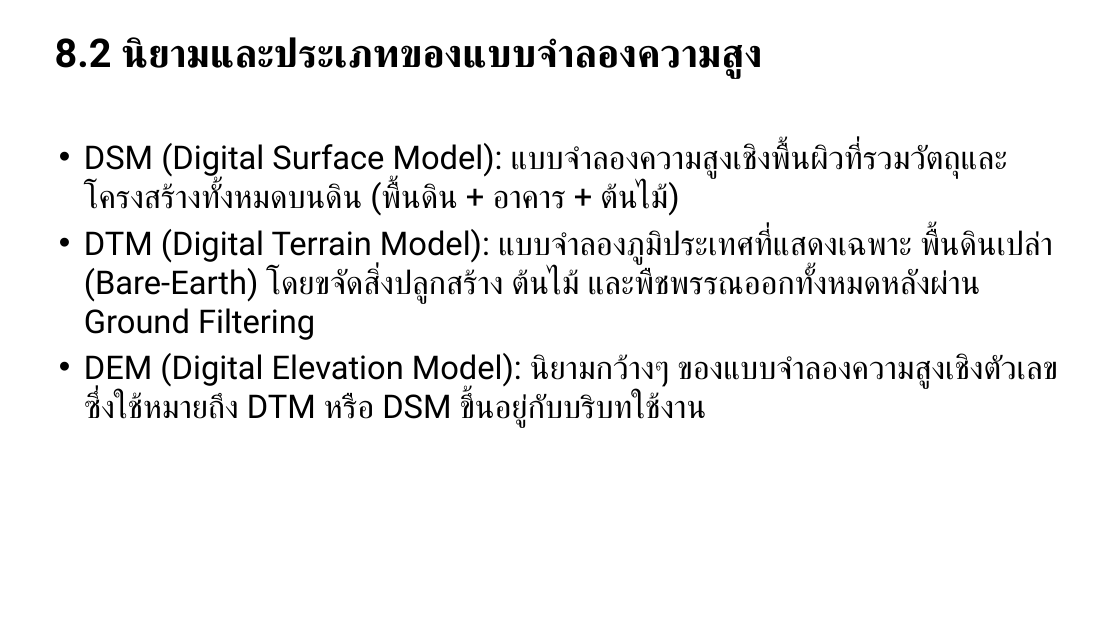
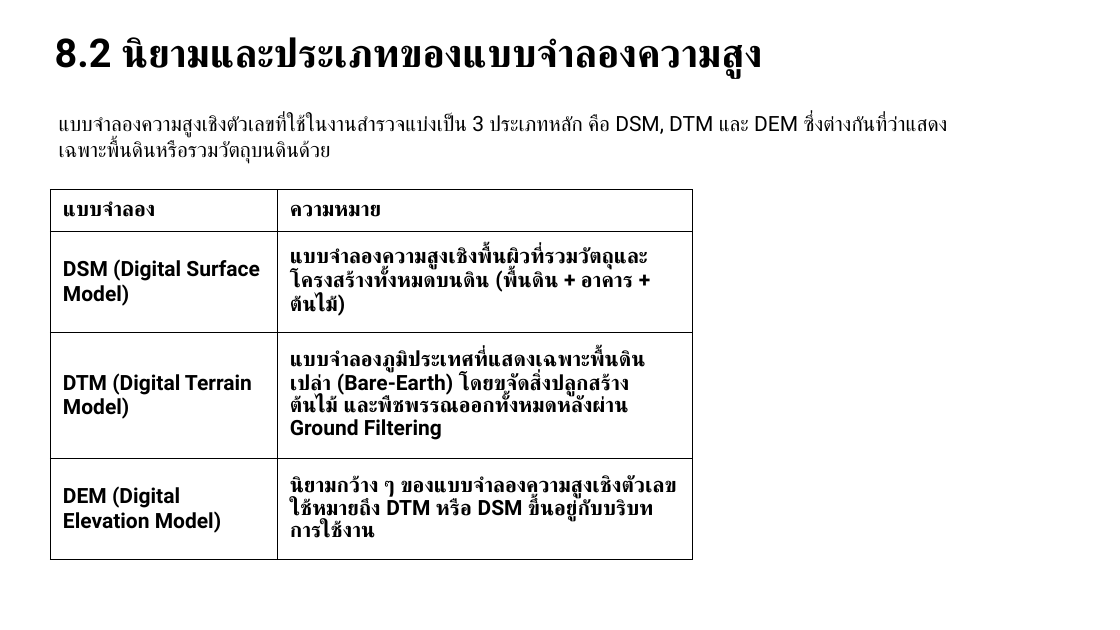
Before and after one commit to soravisAmn/Presentation, a slide deck: slide 55 of Surveying Technologies/draft#3/draft3.pptx (slide 49 before the commit). Drawn at 1120x630 pixels with LibreOffice and Linux fonts; fonts in the diff are those of the drawing. Boxes give left, top, right and bottom in pixels: in the first picture for what was removed or moved away, otherwise in the second. Text is boxed around its words. In the diff, an @@ line names an element or a change of style, - is before the commit and + after.

```diff
--- a/Surveying Technologies/draft#3/draft3.pptx
+++ b/Surveying Technologies/draft#3/draft3.pptx
@@ text added at [59, 115, 947, 163], 18 pt, text #000000 @@
+แบบจำลองความสูงเชิงตัวเลขที่ใช้ในงานสำรวจแบ่งเป็น 3 ประเภทหลัก คือ DSM, DTM และ DEM ซึ่งต่างกันที่ว่าแสดงเฉพาะพื้นดินหรือรวมวัตถุบนดินด้วย
@@ text removed at [84, 143, 1058, 428] @@
-• DSM (Digital Surface Model): แบบจำลองความสูงเชิงพื้นผิวที่รวมวัตถุและโครงสร้างทั้งหมดบนดิน (พื้นดิน + อาคาร + ต้นไม้)
-• DTM (Digital Terrain Model): แบบจำลองภูมิประเทศที่แสดงเฉพาะ พื้นดินเปล่า (Bare-Earth) โดยขจัดสิ่งปลูกสร้าง ต้นไม้ และพืชพรรณออกทั้งหมดหลังผ่าน Ground Filtering
-• DEM (Digital Elevation Model): นิยามกว้างๆ ของแบบจำลองความสูงเชิงตัวเลข ซึ่งใช้หมายถึง DTM หรือ DSM ขึ้นอยู่กับบริบทใช้งาน
@@ table added at [50, 190, 693, 560], 4 rows, 2 columns @@
+แบบจำลอง | ความหมาย
+DSM (Digital Surface Model) | แบบจำลองความสูงเชิงพื้นผิวที่รวมวัตถุและโครงสร้างทั้งหมดบนดิน (พื้นดิน + อาคาร + ต้นไม้)
+DTM (Digital Terrain Model) | แบบจำลองภูมิประเทศที่แสดงเฉพาะพื้นดินเปล่า (Bare-Earth) โดยขจัดสิ่งปลูกสร้าง ต้นไม้ และพืชพรรณออกทั้งหมดหลังผ่าน Ground Filtering
+DEM (Digital Elevation Model) | นิยามกว้าง ๆ ของแบบจำลองความสูงเชิงตัวเลข ใช้หมายถึง DTM หรือ DSM ขึ้นอยู่กับบริบทการใช้งาน
```
Also in this commit, not shown: 49 other slides changed, 14 slides added, 23 slides removed, 16 other files.
